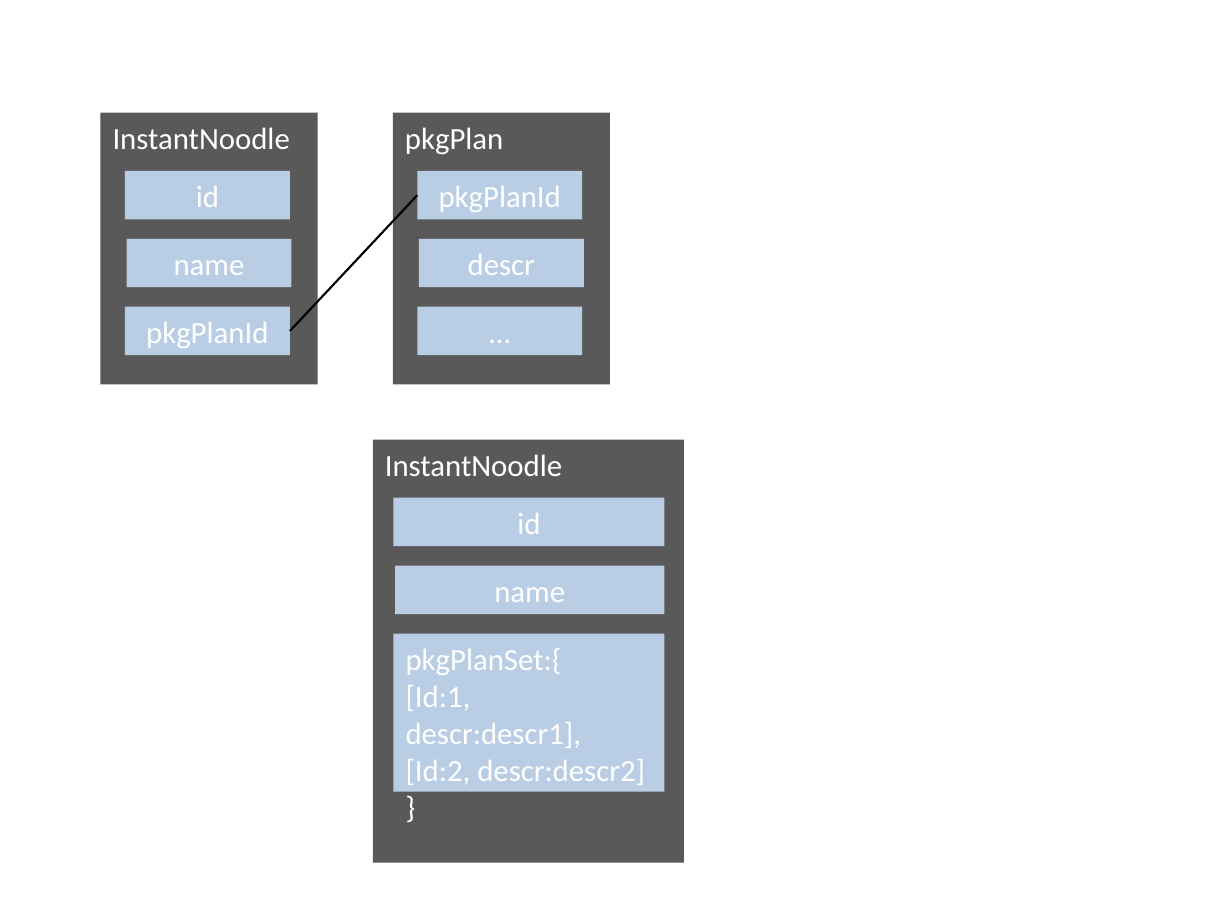
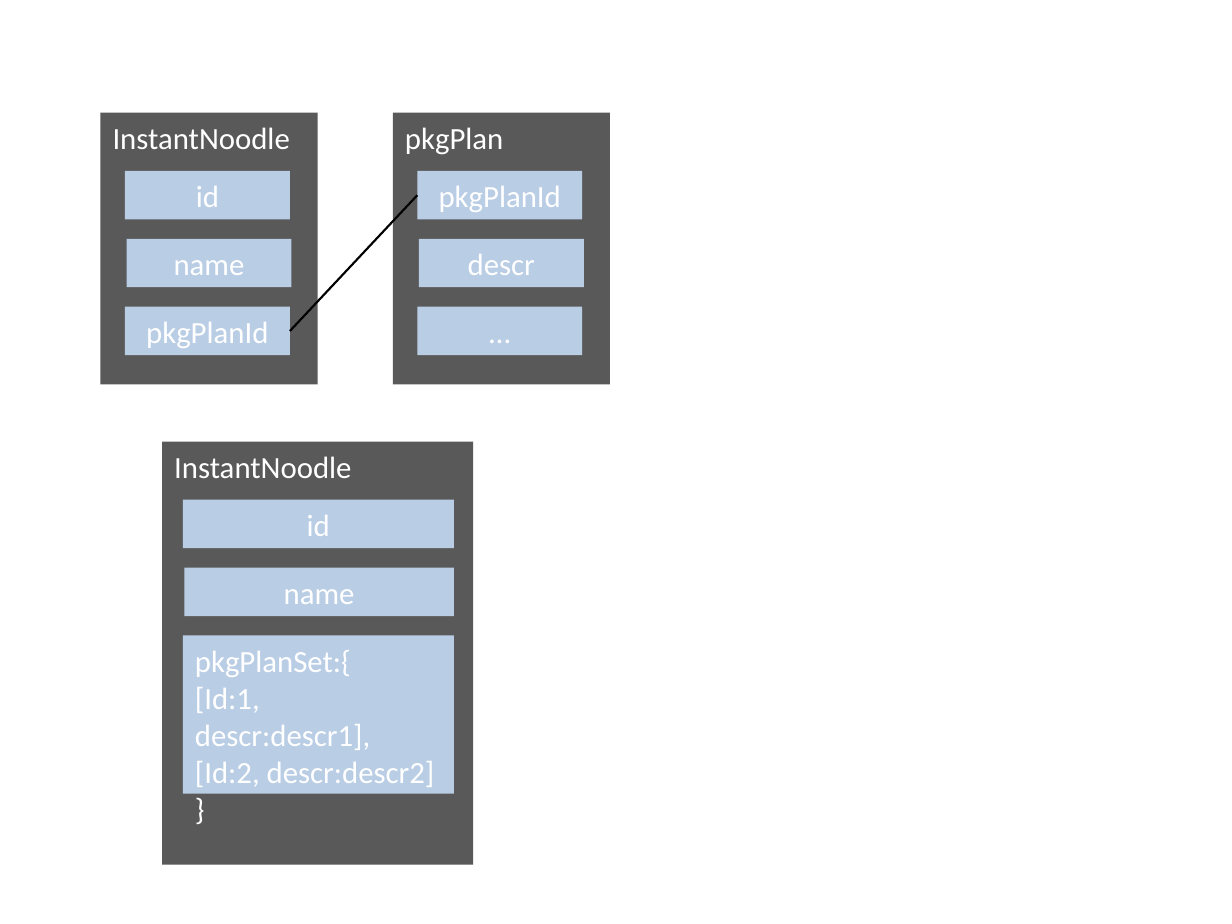
Before and after one commit to Gnnnn/Graduation-project, a slide deck: slide 4 of dbs/数据存储模型.pptx. Drawn at 1232x924 pixels with LibreOffice and Linux fonts; fonts in the diff are those of the drawing. Boxes give left, top, right and bottom in pixels: in the first picture for what was removed or moved away, otherwise in the second. Text is boxed around its words. In the diff, an @@ line names an element or a change of style, - is before the commit and + after.

```diff
--- a/dbs/数据存储模型.pptx
+++ b/dbs/数据存储模型.pptx
@@ rectangle "InstantNoodle": place and size @@
-rectangle "InstantNoodle" at (373, 440, 685, 864)
+rectangle "InstantNoodle" at (163, 441, 474, 865)
@@ rectangle "id": place and size @@
-rectangle "id" at (393, 498, 664, 546)
+rectangle "id" at (182, 500, 453, 548)
@@ rectangle "name": place and size @@
-rectangle "name" at (395, 565, 665, 614)
+rectangle "name" at (185, 568, 455, 616)
@@ rectangle "pkgPlanSet:{": place and size @@
-rectangle "pkgPlanSet:{" at (393, 633, 664, 791)
+rectangle "pkgPlanSet:{" at (182, 636, 453, 793)
```
Also in this commit, not shown: 2 slides added, 2 slides removed, 3 other files.
